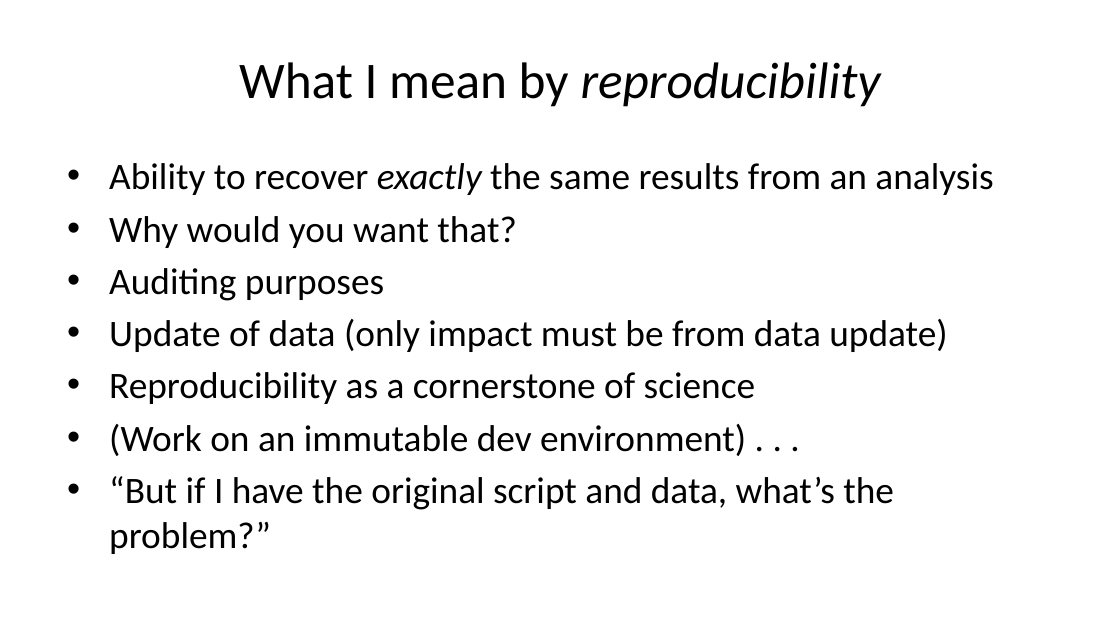
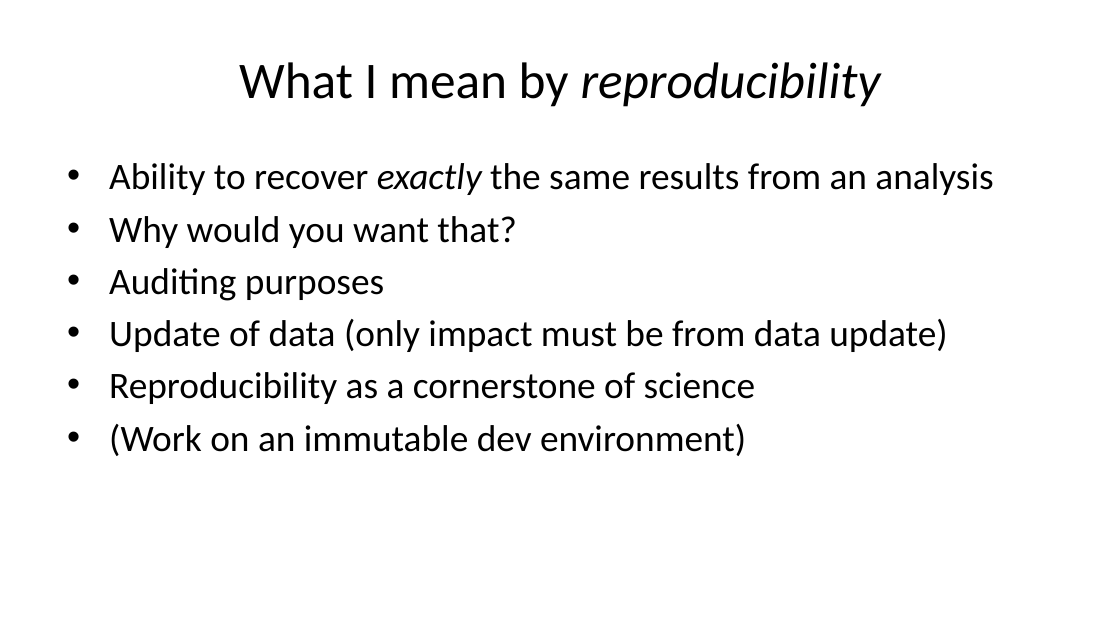
Before and after one commit to b-rodrigues/repro_basf, a slide deck: slide 4 of docs/index.pptx. Drawn at 1120x630 pixels with LibreOffice and Linux fonts; fonts in the diff are those of the drawing. Boxes give left, top, right and bottom in pixels: in the first picture for what was removed or moved away, otherwise in the second. Text is boxed around its words. In the diff, an @@ line names an element or a change of style, - is before the commit and + after.

```diff
--- a/docs/index.pptx
+++ b/docs/index.pptx
@@ text at <box>109,424,746,456</box>: text changed @@
-• (Work on an immutable dev environment) . . .
-• “But if I have the original script and data, what’s the problem?”
+• (Work on an immutable dev environment)
```
Also in this commit, not shown: 11 other slides changed, 1 slide added, 5 slides removed, 17 other files.
